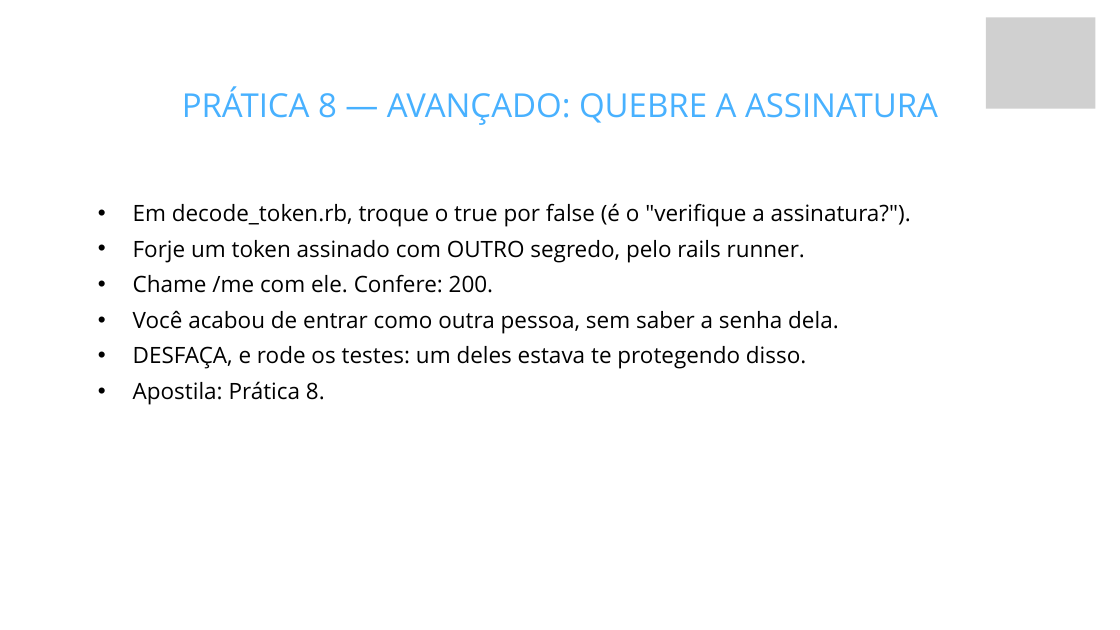
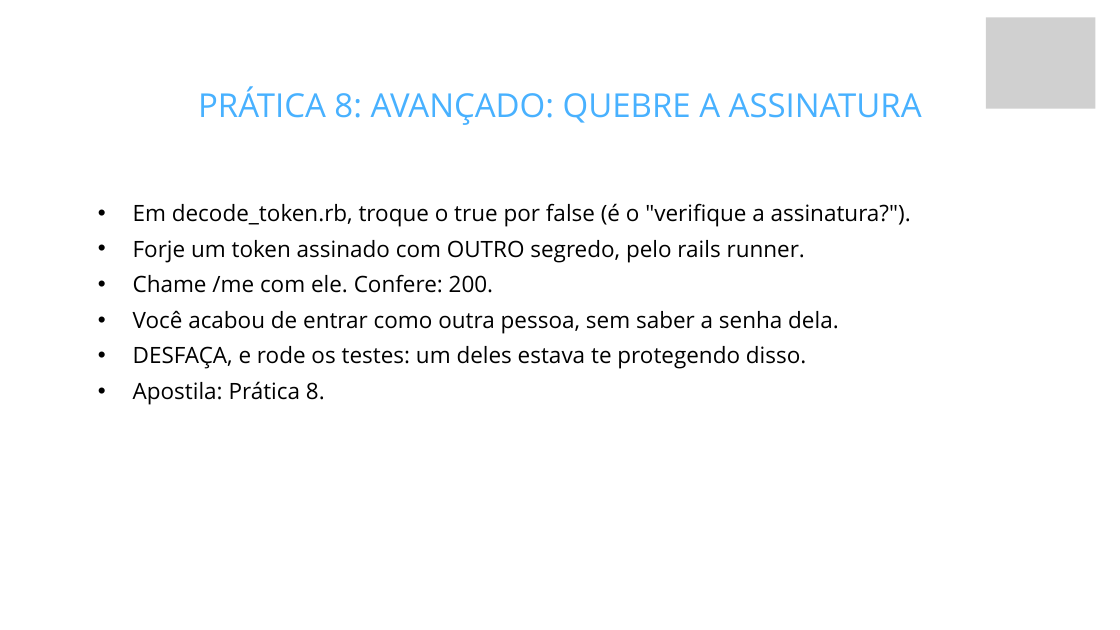
Before and after one commit to fabriciosiqueira08/capacitacao-gabarito, a slide deck: slide 64 of slides/build/aula-03-autenticacao.pptx. Drawn at 1120x630 pixels with LibreOffice and Linux fonts; fonts in the diff are those of the drawing; grey boxes stand for pictures; background and template pictures are left out. Boxes give left, top, right and bottom in pixels: in the first picture for what was removed or moved away, otherwise in the second. Text is boxed around its words. In the diff, an @@ line names an element or a change of style, - is before the commit and + after.

Commit message:
Tira o tempo das apostilas e reduz os travessões
A apostila é do aluno. Estimativa de tempo é decisão de quem conduz, e na mão
do aluno ela só vira pressão: quem levar 25 minutos numa prática de 15 conclui
que está atrasado, quando não está. Os tempos continuam nos roteiros, que são
onde eles servem para alguma coisa.

- Saem as 32 marcações "~N minutos" das práticas e o "Duração: ~3h" do
  cabeçalho das quatro apostilas. Onde a linha tinha conteúdo além do tempo,
  o conteúdo ficou.
- Ficam as menções de tempo que são do produto, não do cronograma: o TTL de 15
  minutos do código OTP, e o "se travou por dez minutos, pergunte".

E os travessões, que estavam virando um tique: 311 em prosa nos documentos do
aluno, agora 51 — e o que sobrou está em comentário de código e em célula de
tabela "não se aplica", onde é legítimo.

A conversão foi caso a caso: coordenação virou vírgula, explicação virou
dois-pontos ou ponto, e aposto duplo virou parêntese. Depois uma revisão manual
tirou o excesso de dois-pontos que a conversão criou, e ajustou a pontuação dos
parênteses novos.

Títulos passam a usar dois-pontos (90 títulos e 30 títulos de slide), e os
roteiros usam ponto médio nos blocos com relógio, porque "### 00:00: Retomada"
tinha dois-pontos demais. Isso também corrige uma inconsistência que eu tinha
introduzido: os slides de prática vinham com travessão no título, contrariando
a decisão anterior de tirá-los do deck.

```diff
--- a/slides/build/aula-03-autenticacao.pptx
+++ b/slides/build/aula-03-autenticacao.pptx
@@ text at <box>198,86,922,125</box>: text changed @@
-PRÁTICA 8 — AVANÇADO: QUEBRE A ASSINATURA
+PRÁTICA 8: AVANÇADO: QUEBRE A ASSINATURA
```
Also in this commit, not shown: 7 other slides changed, 55 other files.
